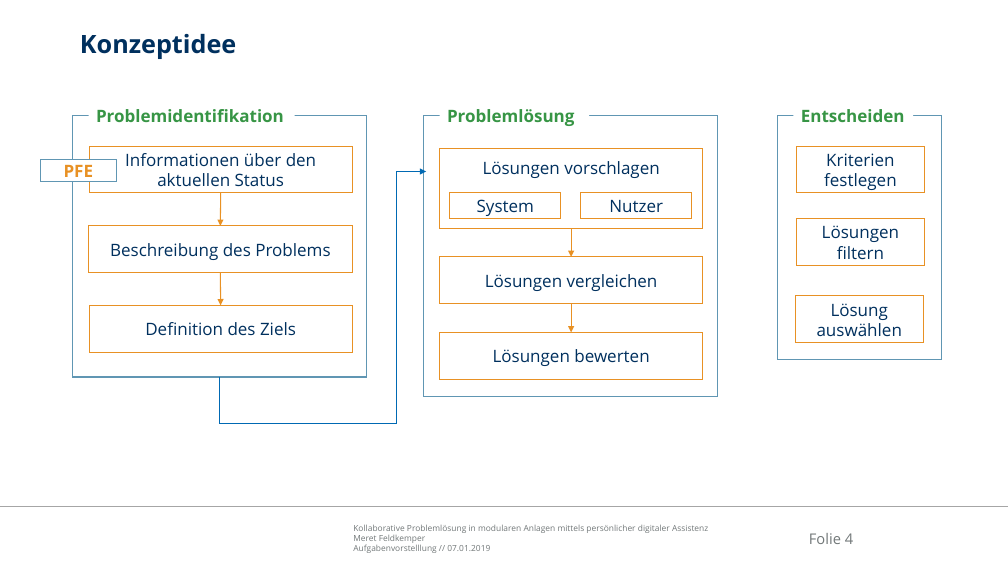
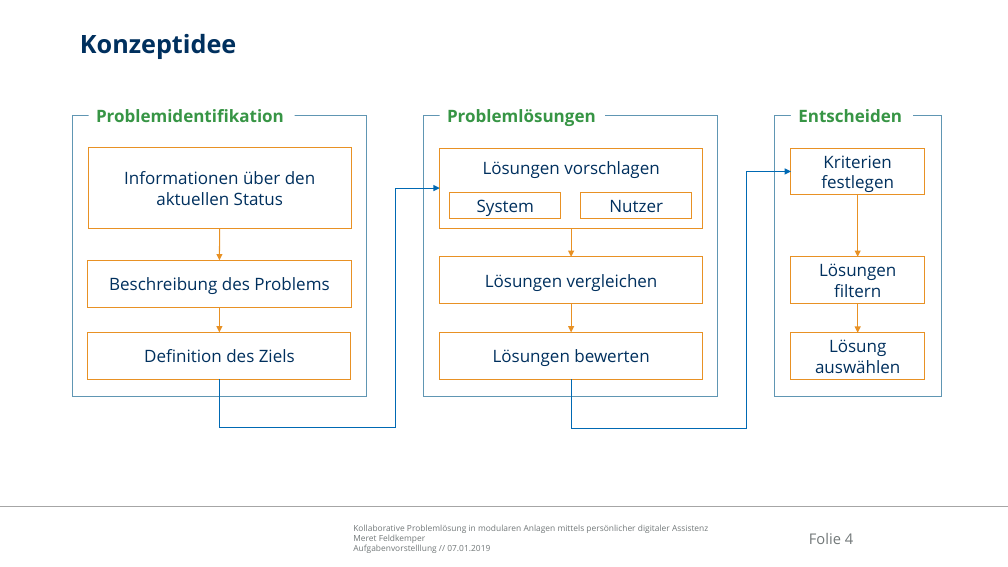
Before and after one commit to Ral3007/Diplomarbeit, a slide deck: slide 4 of Dokumente/Präsentationen/2019-01-24_DA_Feldkemper_Treffen_Krzywinski.pptx. Drawn at 1008x567 pixels with LibreOffice and Linux fonts; fonts in the diff are those of the drawing; background and template pictures are left out. Boxes give left, top, right and bottom in pixels: in the first picture for what was removed or moved away, otherwise in the second. Text is boxed around its words. In the diff, an @@ line names an element or a change of style, - is before the commit and + after.

Commit message:
Konzeptidee formuliert. Bilder erstellt

```diff
--- a/Dokumente/Präsentationen/2019-01-24_DA_Feldkemper_Treffen_Krzywinski.pptx
+++ b/Dokumente/Präsentationen/2019-01-24_DA_Feldkemper_Treffen_Krzywinski.pptx
@@ rectangle: place and size @@
-rectangle at [73, 116, 367, 377]
+rectangle at [73, 116, 367, 396]
@@ text at [447, 109, 596, 126]: text changed @@
-Problemlösung
+Problemlösungen
@@ rectangle: place and size @@
-rectangle at [777, 116, 941, 360]
+rectangle at [774, 116, 941, 396]
@@ rectangle "Informationen über den aktuellen Status": place and size @@
-rectangle "Informationen über den aktuellen Status" at [89, 146, 352, 193]
+rectangle "Informationen über den aktuellen Status" at [88, 148, 352, 228]
@@ rectangle "Kriterien festlegen": place and size @@
-rectangle "Kriterien festlegen" at [796, 146, 924, 193]
+rectangle "Kriterien festlegen" at [791, 148, 925, 195]
@@ rectangle removed at [41, 160, 116, 181] @@
-PFE
@@ elbow arrow added from (571, 380) to (791, 172), #0069B3 0.75 pt @@
@@ elbow arrow moved from (219, 377) - (426, 172) to (219, 380) - (440, 188) @@
@@ arrow added from (858, 195) to (858, 257), #E89124 0.5 pt @@
@@ arrow moved from (221, 193) - (221, 226) to (220, 228) - (219, 260) @@
@@ rectangle "Beschreibung des Problems": place and size @@
-rectangle "Beschreibung des Problems" at [88, 226, 352, 273]
+rectangle "Beschreibung des Problems" at [88, 260, 352, 307]
@@ rectangle "Lösungen filtern": place and size @@
-rectangle "Lösungen filtern" at [796, 219, 924, 265]
+rectangle "Lösungen filtern" at [791, 257, 925, 304]
@@ arrow moved from (221, 273) - (221, 306) to (219, 307) - (219, 333) @@
@@ arrow added from (858, 304) to (858, 333), #E89124 0.5 pt @@
@@ rectangle "Definition des Ziels": place and size @@
-rectangle "Definition des Ziels" at [89, 306, 352, 352]
+rectangle "Definition des Ziels" at [88, 333, 351, 380]
@@ rectangle "Lösung auswählen": place and size @@
-rectangle "Lösung auswählen" at [796, 296, 923, 343]
+rectangle "Lösung auswählen" at [791, 333, 925, 380]
```
Also in this commit, not shown: 2 other slides changed, 15 other files.
